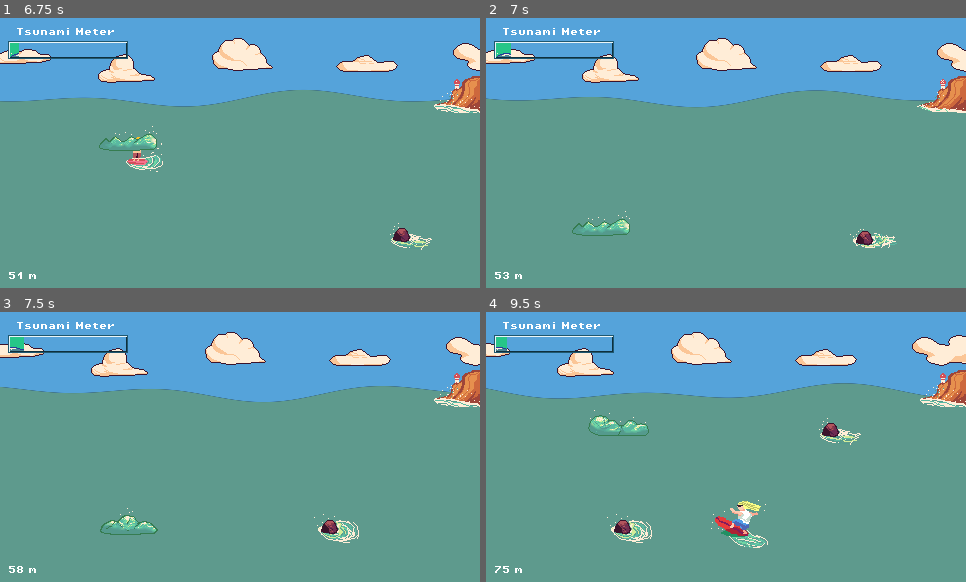
Above: before the commit, frames 1-4 (two rows, left to right).
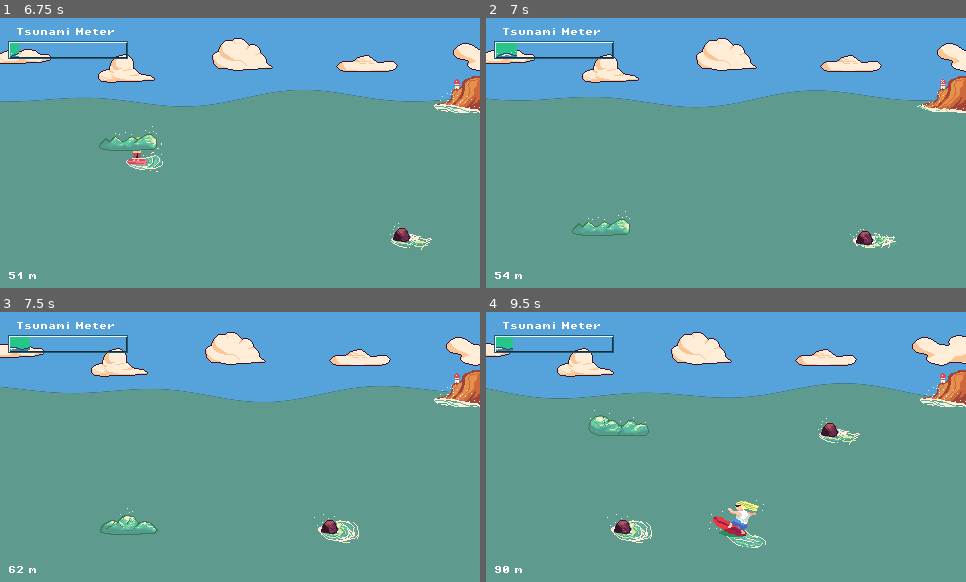
Above: after the commit, the same moments.

Repository: CaptainPicon/BigWavesNazare
Game: Godot game, scene res://scenes/mainmenu.tscn
Same seed, same stepped clock (60 frames per second), same inputs: the game is played once before the commit and once after it. Sound files missing from this copy of the repository are replaced by a short silence.
Inputs:
- Up to frame 1 (6.75 s): click "Start Game" at 0.5 s; hold Space (move) 1.28-2.03 s; tap Space (move) every 1.5 s from 2.1 to 6.6 s; hold Space (move) 2.78-3.53 s; hold Space (move) 4.28-5.03 s; hold Space (move) 5.78-6.53 s
- Up to frame 2 (7 s): no input
- Up to frame 3 (7.5 s): hold Space (move) from 7.28 s (still down)
- Up to frame 4 (9.5 s): release Space (move) at 8.03 s; tap Space (move) at 8.1 s; hold Space (move) from 8.78 s (still down)

Frame 1 is identical in both runs. In frame 2, less than 0.1% of the frame differs, in the area x 3-7%, y 9-97%; in frame 3, less than 0.1%; in frame 4, 0.8%, in the area x 1-79%, y 9-97%.

Commit message:
Addes Tsunami Mode

Diff:
--- a/default_bus_layout.tres
+++ b/default_bus_layout.tres
@@ -1,7 +1,7 @@
 [gd_resource type="AudioBusLayout" format=3 uid="uid://dj88b8ky10o6r"]
 
 [resource]
-bus/0/volume_db = -5.9342504
+bus/0/volume_db = 6.0199986
 bus/1/name = &"Music"
 bus/1/solo = false
 bus/1/mute = false
@@ -12,5 +12,5 @@
 bus/2/solo = false
 bus/2/mute = false
 bus/2/bypass_fx = false
-bus/2/volume_db = -14.622803
+bus/2/volume_db = -6.5788474
 bus/2/send = &"Master"
--- a/scenes/game.tscn
+++ b/scenes/game.tscn
@@ -10,6 +10,7 @@
 [ext_resource type="AudioStream" uid="uid://bxbbdmucgarcj" path="res://assets/sound/SFX/HAP_8BIT_SFX_MUSIC_PACK_V2/SFX/Actions/Activate_Power.wav" id="5_rysoc"]
 [ext_resource type="Texture2D" uid="uid://ew3ysxbau17q" path="res://assets/sprites/Powerbar_progress2.png" id="6_0tnpc"]
 [ext_resource type="Script" uid="uid://ckr0xe5toiurf" path="res://scripts/camera.gd" id="6_gee14"]
+[ext_resource type="AudioStream" uid="uid://dphlo2k2hk5we" path="res://assets/sound/SFX/HAP_8BIT_SFX_MUSIC_PACK_V2/SFX/Win_Lose/All_Enemies_Killed.wav" id="6_rysoc"]
 [ext_resource type="FontFile" uid="uid://q2g1yxkuuc6m" path="res://assets/sprites/PixelOperator8-Bold.ttf" id="6_vtaks"]
 [ext_resource type="Texture2D" uid="uid://dgtxc7607gpar" path="res://assets/sprites/beach_animation.png" id="10_ir15t"]
 [ext_resource type="Shader" uid="uid://be6sw0otnhnph" path="res://scripts/waves.gdshader" id="10_kvpfn"]
@@ -131,9 +132,9 @@
 enemy_scenes = Array[PackedScene]([ExtResource("2_lbhrr"), ExtResource("3_dinhu")])
 base_spawn_time = 1.0
 max_spawn_time = 2.0
-destruction_power_gain = 5.0
 level_up_wave_one = ExtResource("4_ca42v")
 level_up_wave_two = ExtResource("5_rysoc")
+tsunami_sound = ExtResource("6_rysoc")
 
 [node name="Camera2D" type="Camera2D" parent="."]
 limit_smoothed = true
--- a/scenes/mobs.tscn
+++ b/scenes/mobs.tscn
@@ -55,7 +55,7 @@
 }],
 "loop": true,
 "name": &"SmallSurfer",
-"speed": 10.0
+"speed": 6.0
 }]
 
 [sub_resource type="CapsuleShape2D" id="CapsuleShape2D_lwidw"]
@@ -71,8 +71,6 @@
 splash_sounds = Array[AudioStream]([ExtResource("2_5l71q"), ExtResource("3_cb6ib"), ExtResource("4_mo1jw"), ExtResource("5_634vd")])
 
 [node name="AnimatedSprite2D" type="AnimatedSprite2D" parent="."]
-texture_filter = 1
-texture_repeat = 3
 sprite_frames = SubResource("SpriteFrames_vijw3")
 animation = &"SmallSurfer"
 autoplay = "BigSurfer"
--- a/scenes/wave.tscn
+++ b/scenes/wave.tscn
@@ -1,10 +1,11 @@
-[gd_scene load_steps=22 format=3 uid="uid://ckhh5luc6h5re"]
+[gd_scene load_steps=28 format=3 uid="uid://ckhh5luc6h5re"]
 
 [ext_resource type="Script" uid="uid://bf52kyrd8yk6p" path="res://scripts/wave.gd" id="1_h2l3e"]
 [ext_resource type="Texture2D" uid="uid://sc5rijgyoiey" path="res://assets/sprites/Wave-sheet.png" id="2_h2l3e"]
 [ext_resource type="AudioStream" uid="uid://dqofiipdbuaxv" path="res://assets/sound/WInd/zapsplat_pack_windy_mp3/zapsplat_nature_wind_very_strong_coastal_storm_designed_85309.mp3" id="2_sl0wx"]
 [ext_resource type="AudioStream" uid="uid://bmvp8cc2urhvh" path="res://assets/sound/WInd/zapsplat_pack_windy_mp3/zapsplat_nature_wind_strong_blizzard_cold_howling_designed_85312.mp3" id="3_bj1h1"]
 [ext_resource type="Shader" uid="uid://dgueepa2w0ukf" path="res://scripts/wave_blink_shader.gdshader" id="4_g2oey"]
+[ext_resource type="Texture2D" uid="uid://d0ghy860kexen" path="res://assets/sprites/tsunami.png" id="6_247ye"]
 
 [sub_resource type="ShaderMaterial" id="ShaderMaterial_247ye"]
 shader = ExtResource("4_g2oey")
@@ -54,6 +55,22 @@
 [sub_resource type="AtlasTexture" id="AtlasTexture_j6mo3"]
 atlas = ExtResource("2_h2l3e")
 region = Rect2(576, 0, 64, 64)
+
+[sub_resource type="AtlasTexture" id="AtlasTexture_7pyk8"]
+atlas = ExtResource("6_247ye")
+region = Rect2(0, 0, 200, 150)
+
+[sub_resource type="AtlasTexture" id="AtlasTexture_qyfcs"]
+atlas = ExtResource("6_247ye")
+region = Rect2(200, 0, 200, 150)
+
+[sub_resource type="AtlasTexture" id="AtlasTexture_x0ldx"]
+atlas = ExtResource("6_247ye")
+region = Rect2(400, 0, 200, 150)
+
+[sub_resource type="AtlasTexture" id="AtlasTexture_10w1y"]
+atlas = ExtResource("6_247ye")
+region = Rect2(600, 0, 200, 150)
 
 [sub_resource type="SpriteFrames" id="SpriteFrames_247ye"]
 animations = [{
@@ -109,6 +126,23 @@
 "loop": true,
 "name": &"medium",
 "speed": 4.0
+}, {
+"frames": [{
+"duration": 1.0,
+"texture": SubResource("AtlasTexture_7pyk8")
+}, {
+"duration": 1.0,
+"texture": SubResource("AtlasTexture_qyfcs")
+}, {
+"duration": 1.0,
+"texture": SubResource("AtlasTexture_x0ldx")
+}, {
+"duration": 2.01,
+"texture": SubResource("AtlasTexture_10w1y")
+}],
+"loop": true,
+"name": &"tsunami",
+"speed": 10.0
 }]
 
 [sub_resource type="RectangleShape2D" id="RectangleShape2D_h2l3e"]
@@ -120,6 +154,9 @@
 [sub_resource type="CircleShape2D" id="CircleShape2D_bj1h1"]
 radius = 19.0
 
+[sub_resource type="RectangleShape2D" id="RectangleShape2D_247ye"]
+size = Vector2(168, 111)
+
 [node name="wave" type="CharacterBody2D"]
 collision_mask = 6
 script = ExtResource("1_h2l3e")
@@ -129,7 +166,7 @@
 [node name="AnimatedSprite2D" type="AnimatedSprite2D" parent="."]
 material = SubResource("ShaderMaterial_247ye")
 sprite_frames = SubResource("SpriteFrames_247ye")
-animation = &"dead"
+animation = &"tsunami"
 autoplay = "low"
 
 [node name="CollisionShape2D_low" type="CollisionShape2D" parent="."]
@@ -147,4 +184,8 @@
 position = Vector2(-1, 9)
 shape = SubResource("CircleShape2D_bj1h1")
 
+[node name="CollisionShape2D_tsunami" type="CollisionShape2D" parent="."]
+position = Vector2(-2, 11.5)
+shape = SubResource("RectangleShape2D_247ye")
+
 [node name="AudioStreamPlayer2D" type="AudioStreamPlayer2D" parent="."]
--- a/scripts/game_manager.gd
+++ b/scripts/game_manager.gd
@@ -28,6 +28,8 @@
 @export var wave_medium_threshold:float = 0.66  # 34% - 66%
 @export var level_up_wave_one: AudioStream
 @export var level_up_wave_two: AudioStream
+@export var tsunami_sound: AudioStream
+
 var power: float = 15.0
 enum WaveLevel {
 	LOW,
@@ -40,6 +42,10 @@
 var slowdown_timer:= 0.0
 var slowdown_strength:= 0.5
 
+# Tsunami Mode
+@export var tsunami_duration: float = 5.0
+var tsunami_active := false
+var tsunami_timer := 0.0
 #  Distance
 var distance_travelled: float = 0.0
 
@@ -50,7 +56,6 @@
 
 # Parallax
 @onready var clouds: Parallax2D = $"World/Sky/Low Clouds"
-
 
 
 ## --- READY ---
@@ -83,9 +88,16 @@
 ## --- POWER BAR ---
 func _process(delta: float) -> void:
 	# Passive increase
-	power += passive_power_rate * delta
-	power = clamp(power, 0.0, power_max)
-	_update_power_meter()
+	if not tsunami_active:
+		power += passive_power_rate * delta
+		power = clamp(power, 0.0, power_max)
+		_update_power_meter()
+
+	# --- TSUNAMI MODE TIMER ---
+	if tsunami_active:
+		tsunami_timer -= delta
+		if tsunami_timer <= 0:
+			_end_tsunami_mode()
 
 	# --- Distance / Score ---
 	var max_wave_speed: float = 200
@@ -109,18 +121,26 @@
 		var slow_multiplier = 1.0 - slowdown_strength
 		current_speed *= slow_multiplier
 
+
 func add_power_from_enemy():
 	power += destruction_power_gain
 	power = clamp(power, 0.0, power_max)
 	_update_power_meter()
 
 func remove_power_from_rocks():
+	if tsunami_active:
+		return
 	power -= rocks_power_loss
 	power = clamp(power, 0.0, power_max)
 	_update_power_meter()
 
 func _update_power_meter():
 	if not bar:
+		return
+
+	# Tsunami lock: while tsunami is active we simply show tsunami and skip state changes
+	if tsunami_active:
+		bar.value = power_max
 		return
 
 	# Set value directly (max_value = power_max)
@@ -129,8 +149,15 @@
 	var animated_texture := bar.texture_progress
 	# Play wave animation based on power level
 	var normalized_power = power / power_max
-	if normalized_power <= 0:
+	if normalized_power <= 0 and not tsunami_active  :
 		game_over()
+
+	# Tsunami overrides all other wave states
+	# Trigger tsunami when power hits max
+	if power >= power_max and not tsunami_active:
+		_start_tsunami_mode()
+		return   # <--- IMPORTANT: prevent the rest of the function from running this frame
+
 
 	# LOW
 	if normalized_power <= wave_small_threshold:
@@ -213,3 +240,26 @@
 		enemy.global_position = spawn_path.global_position
 
 		add_child(enemy)
+
+# Tsunami Mode
+func _start_tsunami_mode() -> void:
+	tsunami_active = true
+
+	tsunami_timer = tsunami_duration
+	power = power_max   # lock power
+	print("Current Wave Animation: ", wave_animation.animation)
+	print("available animations:", wave_animation.sprite_frames.get_animation_names())
+	wave_animation.stop()
+	SoundManager.play_sfx(tsunami_sound)
+	_play_wave_animation("tsunami")
+
+	# Optional effects
+	water_shader.material.set_shader_parameter("wave_amplitude", 0.07)
+	water_shader.material.set_shader_parameter("wave_speed", 25)
+	clouds.autoscroll.x = -50
+
+
+func _end_tsunami_mode() -> void:
+	tsunami_active = false
+	power = power_max * 0.4   # exit with partial power
+	_update_power_meter()
--- a/scripts/rocks.gd
+++ b/scripts/rocks.gd
@@ -16,8 +16,10 @@
 	var main_scene = get_tree().current_scene
 	if main_scene.has_node("wave"):
 		wave = main_scene.get_node("wave")
+
 	else:
 		push_warning("Wave node not found in current scene!")
+
 
 func _physics_process(delta) -> void:
 	position.x +=  -mob_speed * delta  # move left
@@ -27,12 +29,21 @@
 func _on_body_entered(_body):
 	if _body.name == "wave" and wave and not removed_power:
 		removed_power = true
+
+		var main = get_tree().current_scene
+		if main.tsunami_active:
+			# During Tsunami: rocks disappear without affecting wave/power
+			queue_free()
+			return
+
+		# Normal behavior outside Tsunami:
 		# remove the player power
-		get_tree().current_scene.remove_power_from_rocks()
+		main.remove_power_from_rocks()
+
 		# Drag the wave to the left after collision
 		wave.apply_rock_drag(mob_speed)
+
 		# Get power level
-		var main = get_tree().current_scene
 		var current_power = main.power
 		var max_power = main.power_max
 		var power_ratio = current_power / max_power
@@ -44,8 +55,12 @@
 			var intensity = 2.0 + (power_ratio * 3.0) # between 2 and 8
 			var decay = 5 + (power_ratio * 2.0)    # longer shake for big waves
 			camera.start_shake(intensity, decay)
+
 		# Sound
 		SoundManager.play_sfx(impact_sounds.pick_random())
+
+		# Remove rock after collision
+		queue_free()
 
 
 func _on_visible_on_screen_notifier_2d_screen_exited():
--- a/scripts/wave.gd
+++ b/scripts/wave.gd
@@ -29,7 +29,8 @@
 @onready var shapes := {
 	"low": $CollisionShape2D_low,
 	"medium": $CollisionShape2D_medium,
-	"big": $CollisionShape2D_big
+	"big": $CollisionShape2D_big,
+	"tsunami": $CollisionShape2D_tsunami
 }
 
 func _ready() -> void:
Binary file added: assets/sprites/tsunami.png
Not shown, added: assets/sprites/tsunami.png.import
Not shown: 1 places in scenes/game.tscn that only renumber resources
